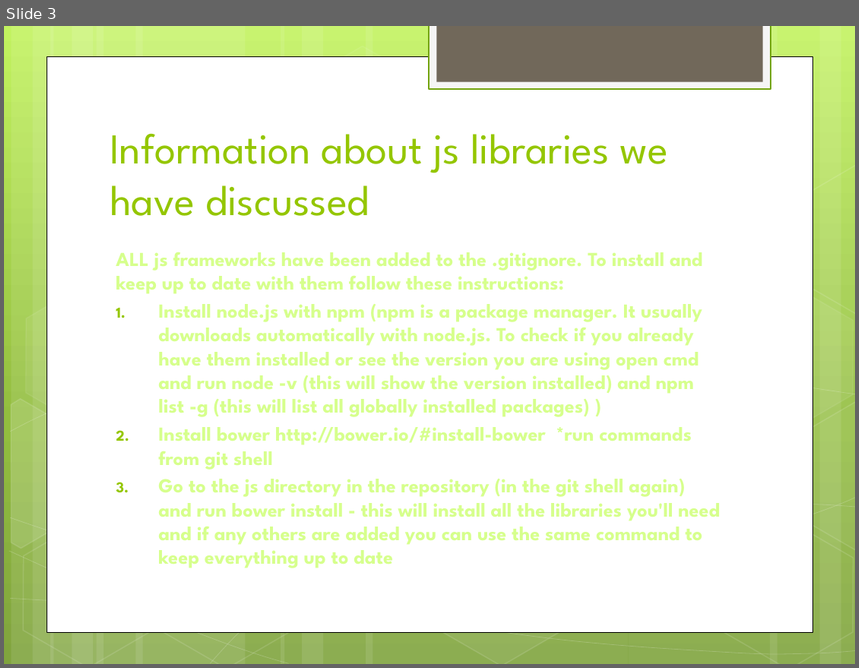
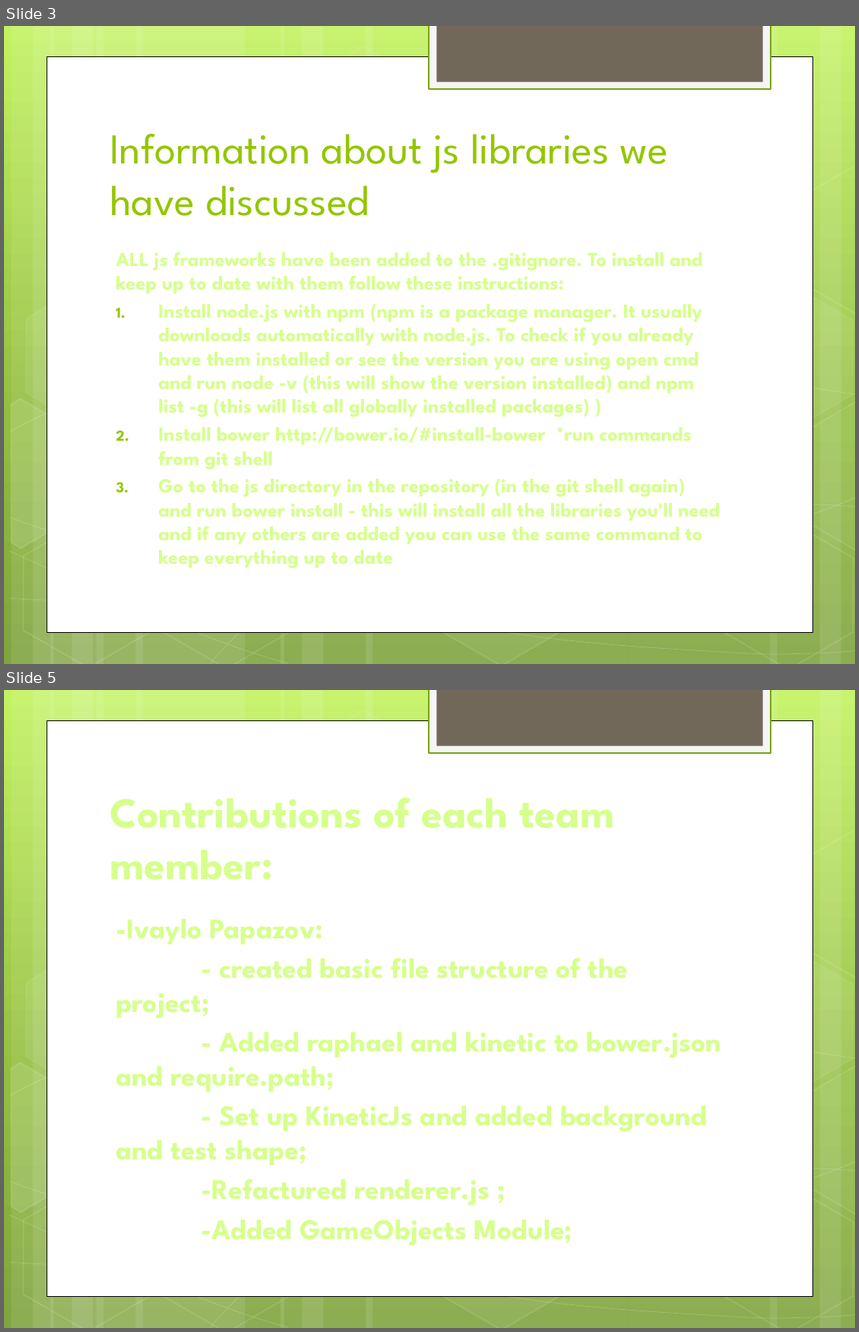
Before and after one commit to TeamPhlox/Cognitio, a slide deck: cognitio.pptx. Shown one above the other, each under a label of ours: slide 3 before the commit, slides 3 and 5 after it; the slides between them are not shown. The pictures are 859x668 and 859x1332 pixels, drawn with LibreOffice and Linux fonts; fonts in the diff are those of the drawing. Boxes give left, top, right and bottom in pixels: in the first picture for what was removed or moved away, otherwise in the second. Text is boxed around its words. In the diff, an @@ line names an element or a change of style, - is before the commit and + after.

```diff
--- a/cognitio.pptx
+++ b/cognitio.pptx
@@ slide 5 added at [4,690,855,1328], background gradient #C3F35F to #93BF3F to #81A53E; not listed: 31 template elements that a slide beside it also shows @@
@@ title added at [110,798,614,880], 36 pt, text #D6FF8C, bold @@
+Contributions of each team member:
@@ text added at [116,919,722,1246], 24 pt, text #D6FF8C, bold @@
+-Ivaylo Papazov:
+- created basic file structure of the project;
+- Added raphael and kinetic to bower.json and require.path;
+- Set up KineticJs and added background and test shape;
+-Refactured renderer.js ;
+-Added GameObjects Module;
```
Also in this commit, not shown: 1 other slide added, 1 slide removed.
